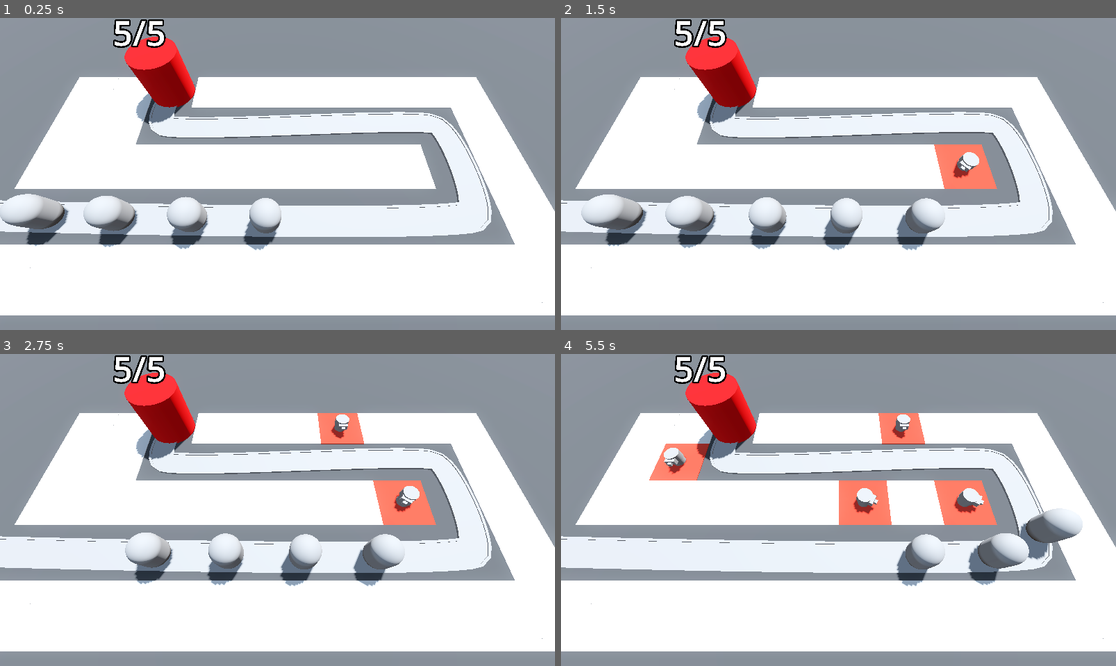
Above: before the commit, frames 1-4 (two rows, left to right).
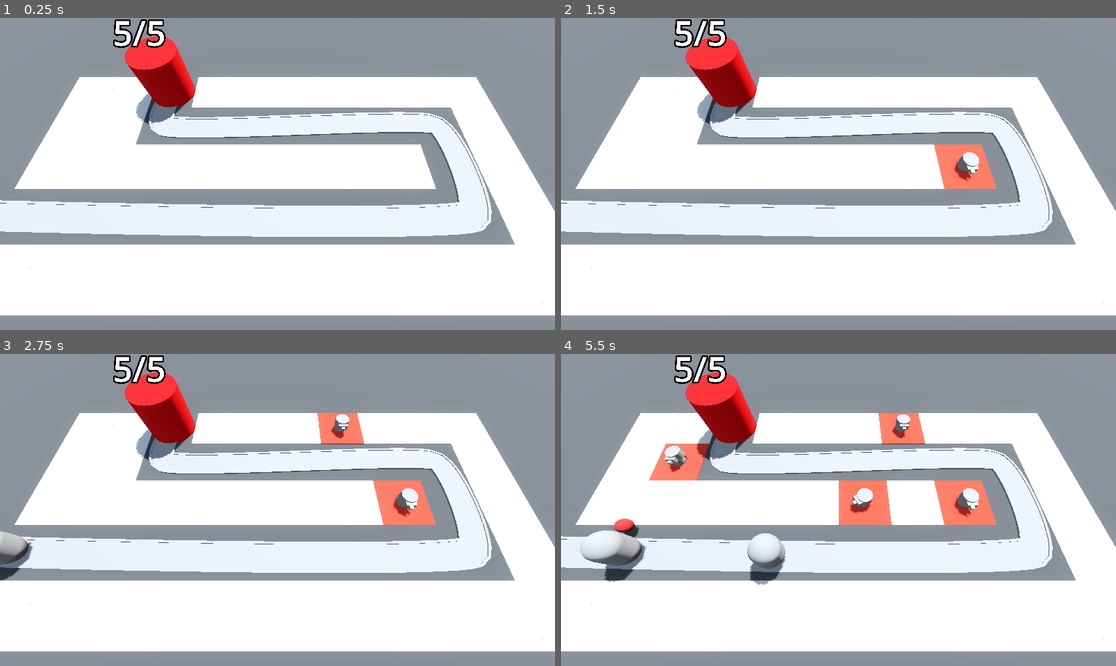
Above: after the commit, the same moments.

Repository: t04glovern/TinyTowerDefense
Game: Godot game, scene res://Levels/BaseLevel.tscn
Same seed, same stepped clock (60 frames per second), same inputs: the game is played once before the commit and once after it.
Inputs (mouse positions are in pixels of both pictures, inside the frame that each line leads up to):
- Up to frame 1 (0.25 s): no input
- Up to frame 2 (1.5 s): move the mouse to (960, 158) at 0.52 s; press the mouse at (960, 158) at 0.53 s; move the mouse to (727, 189) at 1.27 s; release the mouse at (727, 189) at 1.28 s; click (727, 189) at 1.35 s
- Up to frame 3 (2.75 s): move the mouse to (333, 441) at 2.02 s; press the mouse at (333, 441) at 2.03 s
- Up to frame 4 (5.5 s): move the mouse to (810, 572) at 2.77 s; release the mouse at (810, 572) at 2.78 s; click (810, 572) at 2.85 s; move the mouse to (1005, 556) at 3.52 s; press the mouse at (1005, 556) at 3.53 s; move the mouse to (672, 463) at 4.27 s; release the mouse at (672, 463) at 4.28 s; click (672, 463) at 4.35 s; move the mouse to (866, 510) at 5.02 s; press the mouse at (866, 510) at 5.03 s

The runs differ from the first frame. In frame 1, 3.2% of the frame differs, in the area x 0-51%, y 56-75%; in frame 2, 3.9%; in frame 3, 3.7%; in frame 4, 4.9%, in the area x 3-94%, y 29-75%.

Commit message:
52. Instantiating Enemies

Diff:
--- a/Levels/BaseLevel.tscn
+++ b/Levels/BaseLevel.tscn
@@ -1,10 +1,11 @@
-[gd_scene load_steps=12 format=3 uid="uid://dgbei4nvf07jq"]
+[gd_scene load_steps=13 format=3 uid="uid://dgbei4nvf07jq"]
 
 [ext_resource type="PackedScene" uid="uid://dwpx18ruc4s8u" path="res://RayPickerCamera/ray_picker_camera.tscn" id="1_843e6"]
 [ext_resource type="MeshLibrary" uid="uid://dfuptt2f0bx8s" path="res://MeshLibraries/SpaceLibrary.tres" id="1_s77ie"]
 [ext_resource type="PackedScene" uid="uid://cmqe0hesqhkcn" path="res://Enemy/enemy.tscn" id="2_f3fgo"]
+[ext_resource type="Script" path="res://enemy_path.gd" id="3_acei3"]
 [ext_resource type="PackedScene" uid="uid://btse5h37wx5rm" path="res://Base/base.tscn" id="3_pct4n"]
-[ext_resource type="Script" path="res://Levels/turret_manager.gd" id="5_8oce3"]
+[ext_resource type="Script" path="res://turret_manager.gd" id="5_8oce3"]
 [ext_resource type="PackedScene" uid="uid://cp2lgmmanou8a" path="res://Turret/turret.tscn" id="6_ovc21"]
 
 [sub_resource type="ProceduralSkyMaterial" id="ProceduralSkyMaterial_84nq5"]
@@ -57,10 +58,12 @@
 "cells": PackedInt32Array(65535, 65534, 0, 65535, 2, 0, 65531, 65535, 0, 3, 2, 0, 65532, 65534, 0, 2, 2, 0, 1, 2, 0, 65 …(306 unchanged characters)…
 }
 
-[node name="Path3D" type="Path3D" parent="."]
+[node name="EnemyPath" type="Path3D" parent="."]
 curve = SubResource("Curve3D_cm08p")
+script = ExtResource("3_acei3")
+enemy_scene = ExtResource("2_f3fgo")
 
-[node name="Road" type="CSGPolygon3D" parent="Path3D"]
+[node name="Road" type="CSGPolygon3D" parent="EnemyPath"]
 polygon = PackedVector2Array(-1, 0, -1, 0.1, 1, 0.1, 1, 0)
 mode = 2
 path_node = NodePath("..")
@@ -73,7 +76,7 @@
 path_u_distance = 1.0
 path_joined = false
 
-[node name="LeftEdge" type="CSGPolygon3D" parent="Path3D"]
+[node name="LeftEdge" type="CSGPolygon3D" parent="EnemyPath"]
 polygon = PackedVector2Array(-1.1, 0, -1.1, 0.15, -0.9, 0.15, -0.9, 0)
 mode = 2
 path_node = NodePath("..")
@@ -86,7 +89,7 @@
 path_u_distance = 1.0
 path_joined = false
 
-[node name="RightEdge" type="CSGPolygon3D" parent="Path3D"]
+[node name="RightEdge" type="CSGPolygon3D" parent="EnemyPath"]
 polygon = PackedVector2Array(0.9, 0, 0.9, 0.15, 1.1, 0.15, 1.1, 0.15)
 mode = 2
 path_node = NodePath("..")
@@ -99,28 +102,15 @@
 path_u_distance = 1.0
 path_joined = false
 
-[node name="Enemy" parent="Path3D" instance=ExtResource("2_f3fgo")]
-transform = Transform3D(-4.37107e-08, 0, -0.999984, 0, 1, 0, 0.999984, 0, -4.37107e-08, -22, 0, 6)
-
-[node name="Enemy2" parent="Path3D" instance=ExtResource("2_f3fgo")]
-transform = Transform3D(-0.0240075, 0, -0.999696, 0, 1, 0, 0.999696, 0, -0.0240075, -17.0018, 0, 6.12903)
-progress = 5.0
-
-[node name="Enemy3" parent="Path3D" instance=ExtResource("2_f3fgo")]
-transform = Transform3D(-0.0206488, 0, -0.999771, 0, 1, 0, 0.999771, 0, -0.0206488, -12.003, 0, 6.2408)
-progress = 10.0
-
-[node name="Enemy4" parent="Path3D" instance=ExtResource("2_f3fgo")]
-transform = Transform3D(-0.0166663, 0, -0.999845, 0, 1, 0, 0.999845, 0, -0.0166663, -7.00381, 0, 6.33448)
-progress = 15.0
-
-[node name="Enemy5" parent="Path3D" instance=ExtResource("2_f3fgo")]
-transform = Transform3D(-0.0112952, 0, -0.99992, 0, 1, 0, 0.99992, 0, -0.0112952, -2.00431, 0, 6.40519)
-progress = 20.0
+[node name="Timer" type="Timer" parent="EnemyPath"]
+wait_time = 2.0
+autostart = true
 
 [node name="Base" parent="." instance=ExtResource("3_pct4n")]
 
 [node name="TurretManager" type="Node3D" parent="." node_paths=PackedStringArray("enemy_path")]
 script = ExtResource("5_8oce3")
 turret = ExtResource("6_ovc21")
-enemy_path = NodePath("../Path3D")
+enemy_path = NodePath("../EnemyPath")
+
+[connection signal="timeout" from="EnemyPath/Timer" to="EnemyPath" method="spawn_enemy"]
--- /dev/null
+++ b/enemy_path.gd
@@ -0,0 +1,9 @@
+extends Path3D
+
+
+@export var enemy_scene: PackedScene
+
+
+func spawn_enemy() -> void:
+	var new_enemy = enemy_scene.instantiate()
+	add_child(new_enemy)
Not shown: 4 places in MeshLibraries/SpaceLibrary.tres that only renumber resources
Renamed: Levels/turret_manager.gd -> turret_manager.gd
